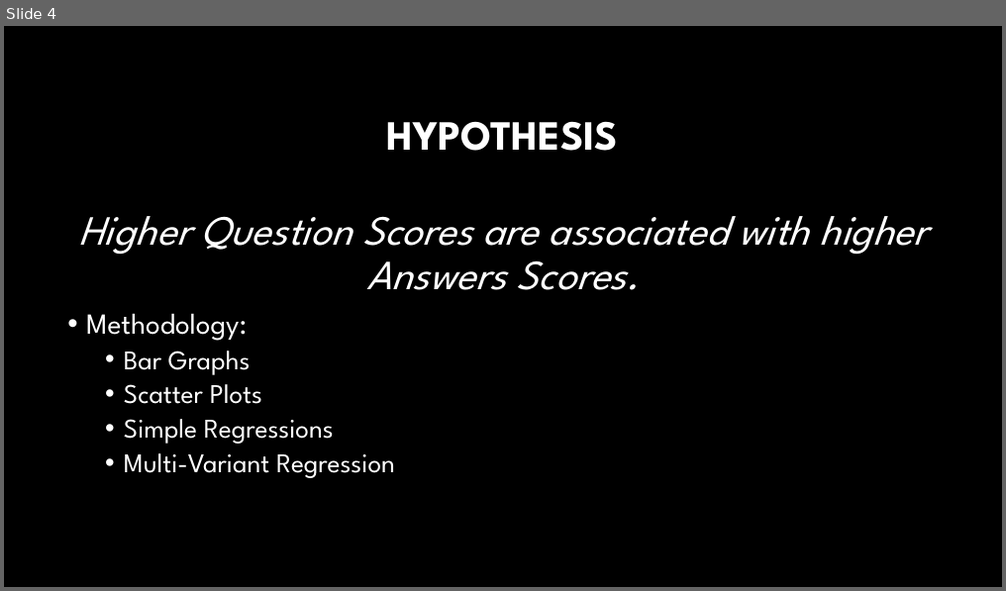
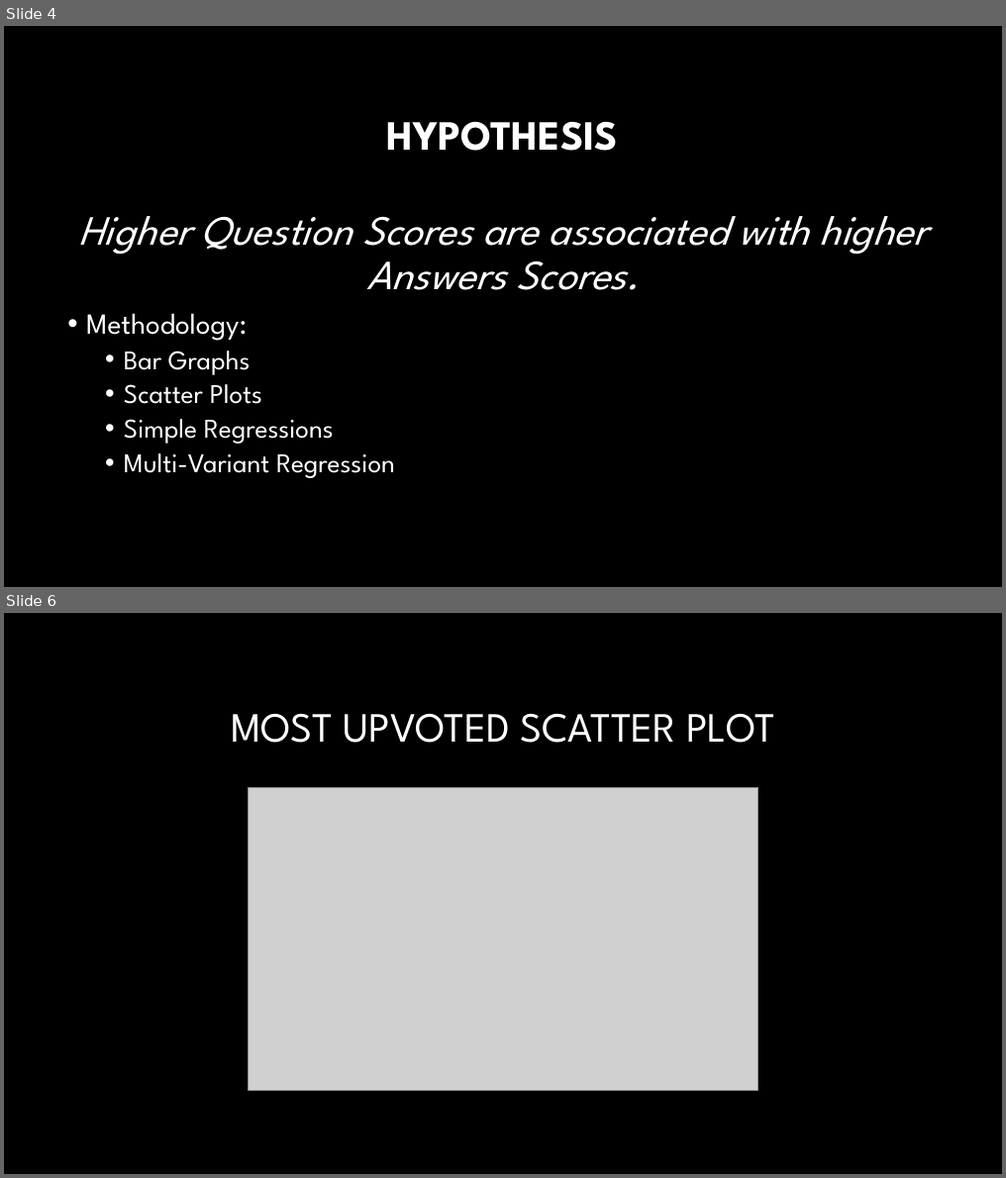
Before and after one commit to fosshie/tnn, a slide deck: PPAnalysis.pptx. Shown one above the other, each under a label of ours: slide 4 before the commit, slides 4 and 6 after it; the slides between them are not shown. The pictures are 1006x591 and 1006x1178 pixels, drawn with LibreOffice and Linux fonts; fonts in the diff are those of the drawing; grey boxes stand for pictures; background and template pictures are left out. Boxes give left, top, right and bottom in pixels: in the first picture for what was removed or moved away, otherwise in the second. Text is boxed around its words. In the diff, an @@ line names an element or a change of style, - is before the commit and + after.

```diff
--- a/PPAnalysis.pptx
+++ b/PPAnalysis.pptx
@@ slide 6 added at (4,613,1002,1174), background #000000 @@
@@ title added at (231,713,775,743), 40 pt, text #FFFFFF @@
+MOST UPVOTED SCATTER PLOT
@@ picture added at (249,787,757,1090) @@
@@ picture added at (249,788,757,1090) @@
```
Also in this commit, not shown: 3 slides changed, 4 other slides added, 7 slides removed, 2 other files.
